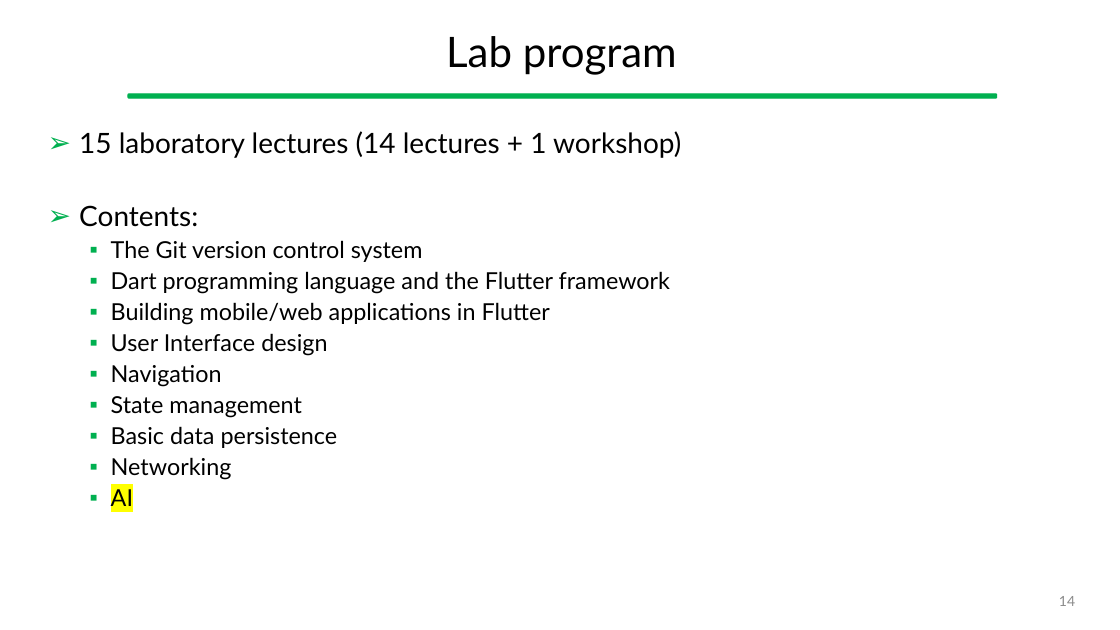
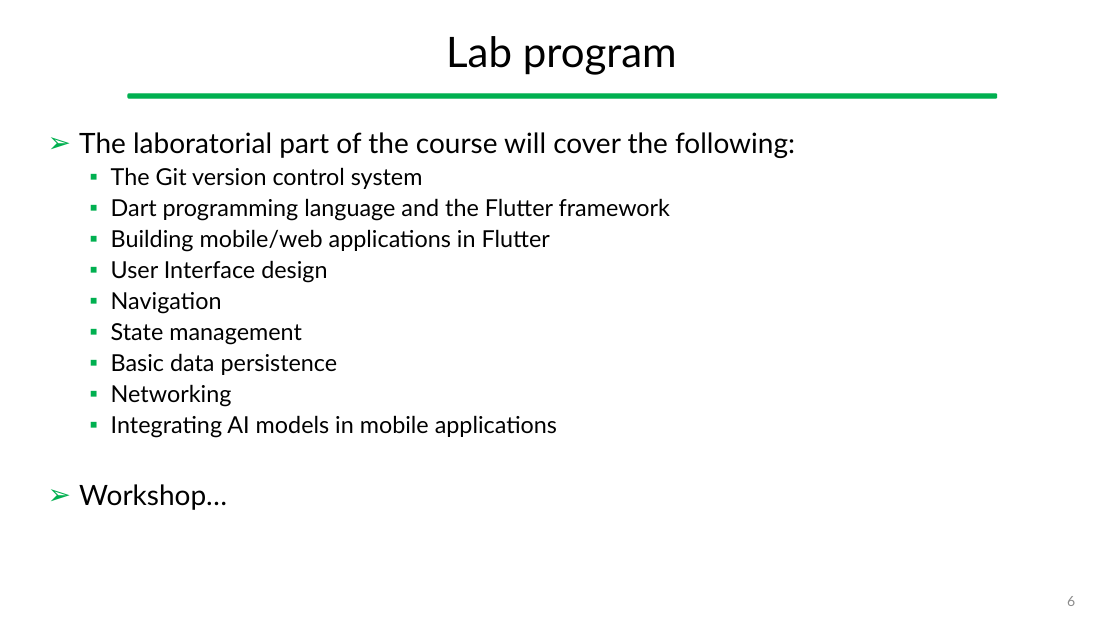
Before and after one commit to gcappon/bwthw, a slide deck: slide 6 of theory_01-course_introduction/theory_1-course_introduction.pptx (slide 14 before the commit). Drawn at 1120x630 pixels with LibreOffice and Linux fonts; fonts in the diff are those of the drawing. Boxes give left, top, right and bottom in pixels: in the first picture for what was removed or moved away, otherwise in the second. Text is boxed around its words. In the diff, an @@ line names an element or a change of style, - is before the commit and + after.

```diff
--- a/theory_01-course_introduction/theory_1-course_introduction.pptx
+++ b/theory_01-course_introduction/theory_1-course_introduction.pptx
@@ text at box(79, 132, 795, 158): text changed @@
-➢ 15 laboratory lectures (14 lectures + 1 workshop)
-➢ Contents:
+➢ The laboratorial part of the course will cover the following:
@@ text at box(79, 415, 557, 510): text changed @@
-  ▪ AI
+  ▪ Integrating AI models in mobile applications
+➢ Workshop…
@@ page number at box(1067, 596, 1075, 606): text changed @@
-14
+6
```
Also in this commit, not shown: 6 other slides changed, 8 slides removed, 4 other files.
